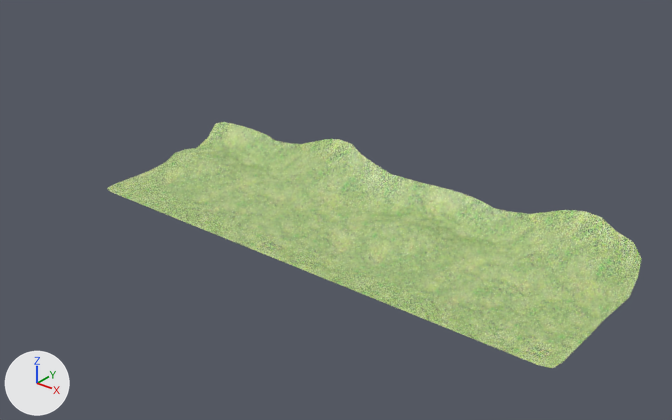
Two versions of the Blender file data/terrain2.blend, one commit apart.
One viewpoint serves both versions: a 50 mm camera at (200.9, -163.6, 108.7) aimed at (67.1, 3.7, 5.1). Every picture has the same lights, and +X, +Y and +Z are marked at lower left.

The first picture shows 'terrain'.
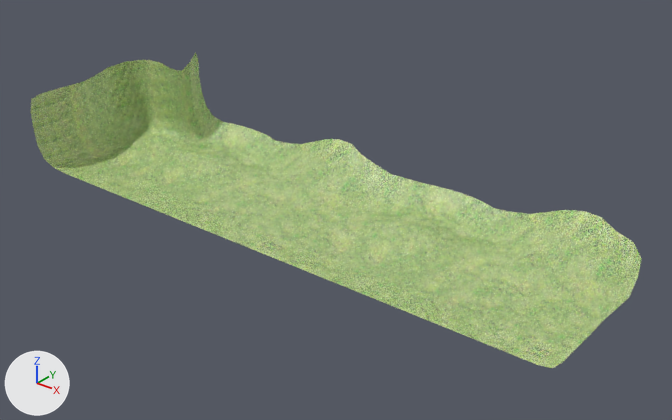
Patch to the scene script:
```diff
--- a/data/terrain2.blend.py
+++ b/data/terrain2.blend.py
@@ me_terrain @@
 # used by ob_terrain; location = (0.0, 0.0, 0.0)
-me_terrain.from_pydata(...)  # 352 vertices, 310 faces; spans x -0.7..141.5, y -20.0..31.4, z -0.9..15.1
+me_terrain.from_pydata(...)  # 460 vertices, 408 faces; spans x -22.9..141.5, y -24.5..31.4, z -0.9..35.2
+# me_terrain part 1
+# 8 vertices are removed from x -0.7..1.0, y -20.0..13.6, z 0.0..2.4
+# 8 faces are deleted
+# 100 vertices are added at x -22.9..-1.0, y -24.3..25.7, z 0.0..35.2
+# 5 new vertices lie (0.2, -0.2, 5.0) away from vertices in x -22.2..-21.2, y -24.3..-3.3, z 13.7
+# 5 new vertices lie (-1.0, 4.0, 0.0) away from vertices in x -21.2..-20.0, y -3.5..1.0, z 0.0..18.7
+# 6 new vertices lie (0.0, 0.0, 6.2) away from vertices in x -22.0..-21.0, y -24.5..0.5, z 18.7
+# 106 new faces join them
 me_terrain.materials.append(mat_grass_jpg)
```

What differs and where, as boxes (x1, y1, x2, y2) in the pictures (672 x 420 px):
'terrain', reshaped (14% wider, 28% taller): before (107, 122, 642, 368); after (31, 52, 642, 368)
part 1 of me_terrain, built on: before (107, 148, 202, 192); after (31, 52, 214, 191)
